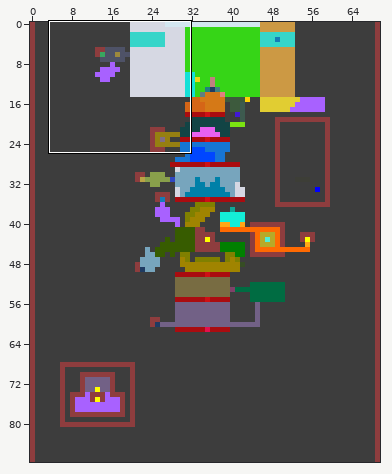
File history of a sprite sheet, files/m.png. Above, an overview of the earlier version with the close-up marked.
Close-up. Earlier state:
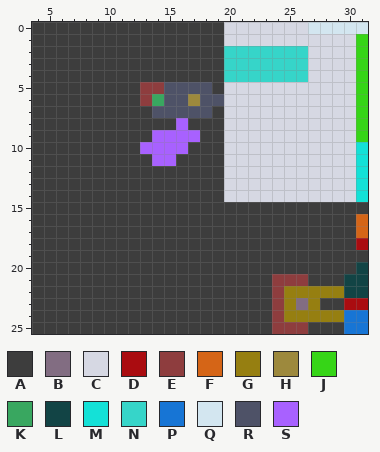
The file is 70x88 pixels. Colours within 5 levels of each other are drawn and written as one. Shown: x 4..31, y 0..25.
Palette (. is transparent): A #3d3d3d  B #826d82  C #d6d8e3  D #aa0c10  E #8e3d3e  F #d56517  G #967f11  H #9d893d  J #36d517  K #39a760  L #124445  M #14e1d7  N #36d5c9  P #1775d5  Q #d3e6f0  R #4e5267  S #a861ff
Pixels before, first column x 4:
 0 AAAAAAAAAAAAAAAACCCCCCCQQQQQ
 1 AAAAAAAAAAAAAAAACCCCCCCCCCCJ
 2 AAAAAAAAAAAAAAAANNNNNNNCCCCJ
 3 AAAAAAAAAAAAAAAANNNNNNNCCCCJ
 4 AAAAAAAAAAAAAAAANNNNNNNCCCCJ
 5 AAAAAAAAAEERRRRACCCCCCCCCCCJ
 6 AAAAAAAAAEKRRHRRCCCCCCCCCCCJ
 7 AAAAAAAAAARRRRRACCCCCCCCCCCJ
 8 AAAAAAAAAAAASAAACCCCCCCCCCCJ
 9 AAAAAAAAAASSSSAACCCCCCCCCCCJ
10 AAAAAAAAASSSSAAACCCCCCCCCCCM
11 AAAAAAAAAASSAAAACCCCCCCCCCCM
12 AAAAAAAAAAAAAAAACCCCCCCCCCCM
13 AAAAAAAAAAAAAAAACCCCCCCCCCCM
14 AAAAAAAAAAAAAAAACCCCCCCCCCCM
15 AAAAAAAAAAAAAAAAAAAAAAAAAAAA
16 AAAAAAAAAAAAAAAAAAAAAAAAAAAF
17 AAAAAAAAAAAAAAAAAAAAAAAAAAAF
18 AAAAAAAAAAAAAAAAAAAAAAAAAAAD
19 AAAAAAAAAAAAAAAAAAAAAAAAAAAA
20 AAAAAAAAAAAAAAAAAAAAAAAAAAAL
21 AAAAAAAAAAAAAAAAAAAAEEEAAALL
22 AAAAAAAAAAAAAAAAAAAAEGGGGGLL
23 AAAAAAAAAAAAAAAAAAAAEGBGAADD
24 AAAAAAAAAAAAAAAAAAAAEGGGGGPP
25 AAAAAAAAAAAAAAAAAAAAEEEAAAPP
Once edited:
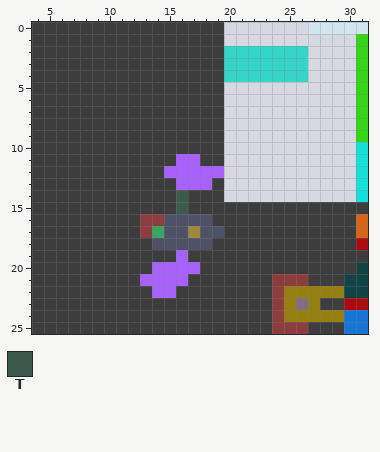
Colours new in this view: T #3d5a4f
The exact change:
{"y":5,"x":13,"old":"EERRRR","new":"AAAAAA"}
{"y":6,"x":13,"old":"EKRRHRR","new":"AAAAAAA"}
{"y":7,"x":14,"old":"RRRRR","new":"AAAAA"}
{"y":8,"x":16,"old":"S","new":"A"}
{"y":9,"x":14,"old":"SSSS","new":"AAAA"}
{"y":10,"x":13,"old":"SSSS","new":"AAAA"}
{"y":11,"x":14,"old":"SSAA","new":"AASS"}
{"y":12,"x":15,"old":"AAAAA","new":"SSSSS"}
{"y":13,"x":16,"old":"AAA","new":"SSS"}
{"y":14,"x":16,"old":"A","new":"T"}
{"y":15,"x":16,"old":"A","new":"T"}
{"y":16,"x":13,"old":"AAAAAA","new":"EERRRR"}
{"y":17,"x":13,"old":"AAAAAAA","new":"EKRRHRR"}
{"y":18,"x":14,"old":"AAAAA","new":"RRRRR"}
{"y":19,"x":16,"old":"A","new":"S"}
{"y":20,"x":14,"old":"AAAA","new":"SSSS"}
{"y":21,"x":13,"old":"AAAA","new":"SSSS"}
{"y":22,"x":14,"old":"AA","new":"SS"}
{"label":"changed","picture_box":[140,82,224,298]}
